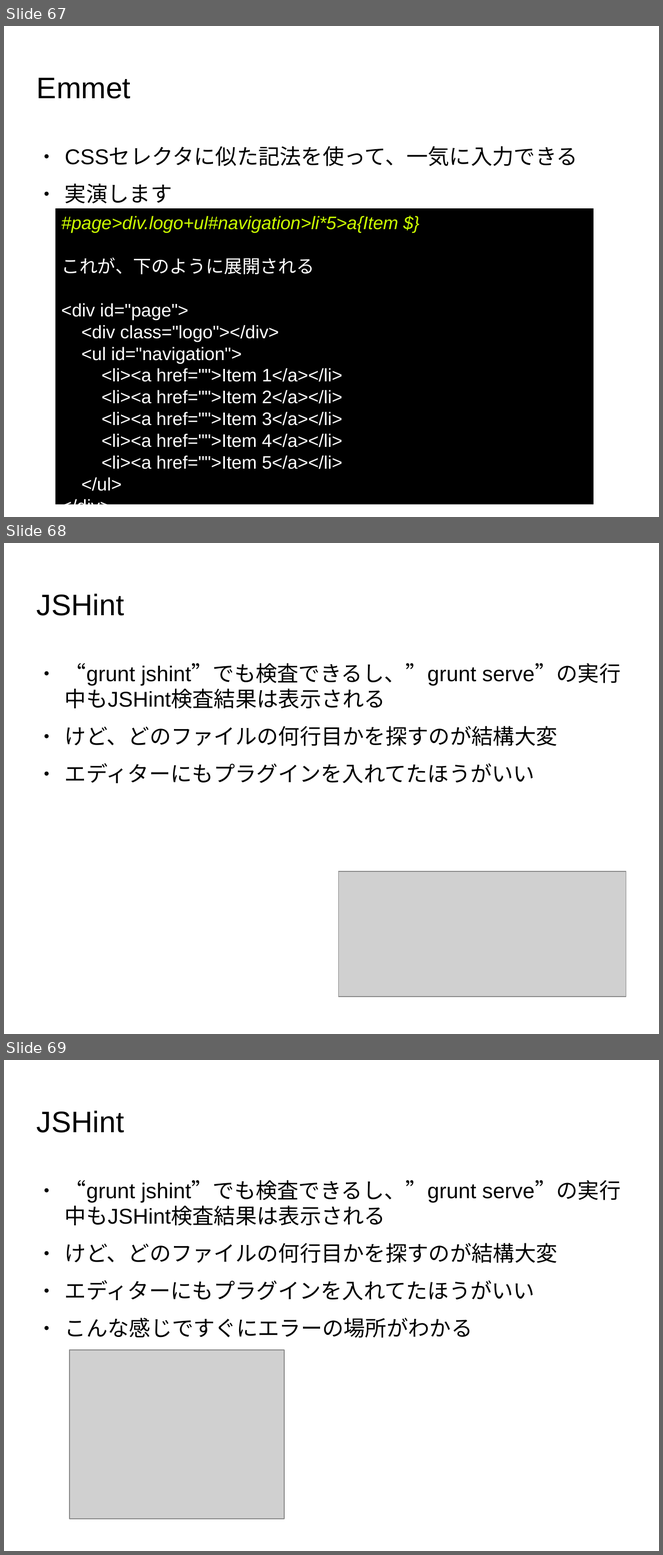
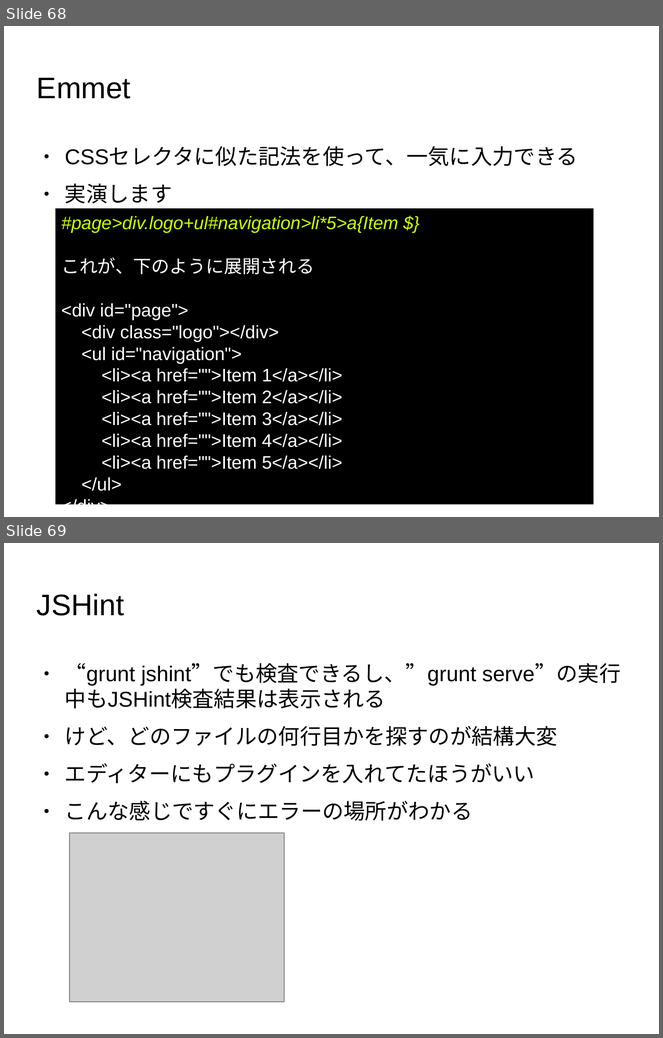
Before and after one commit to masakura/yeoman-presentation, a slide deck: yeoman-presentation.odp. Shown one above the other, each under a label of ours: slides 67, 68 and 69 before the commit, slides 68 and 69 after it. The pictures are 663x1555 and 663x1038 pixels, drawn with LibreOffice and Linux fonts; fonts in the diff are those of the drawing; grey boxes stand for pictures; background and template pictures are left out. Boxes give left, top, right and bottom in pixels: in the first picture for what was removed or moved away, otherwise in the second. Text is boxed around its words. In the diff, an @@ line names an element or a change of style, - is before the commit and + after.

```diff
--- a/yeoman-presentation.odp
+++ b/yeoman-presentation.odp
@@ slide 68 removed at box(4, 543, 659, 1034), background picture (left out) @@
@@ title removed at box(37, 593, 124, 616) @@
-JSHint
@@ text removed at box(65, 663, 621, 784) @@
-● “grunt jshint”でも検査できるし、”grunt serve”の実行中もJSHint検査結果は表示される
-● けど、どのファイルの何行目かを探すのが結構大変
-● エディターにもプラグインを入れてたほうがいい
@@ picture removed at box(339, 872, 626, 997) @@
@@ what was slide 67 is now slide 68 @@
```
Also in this commit, not shown: 10 slides changed, 2 slides added.
